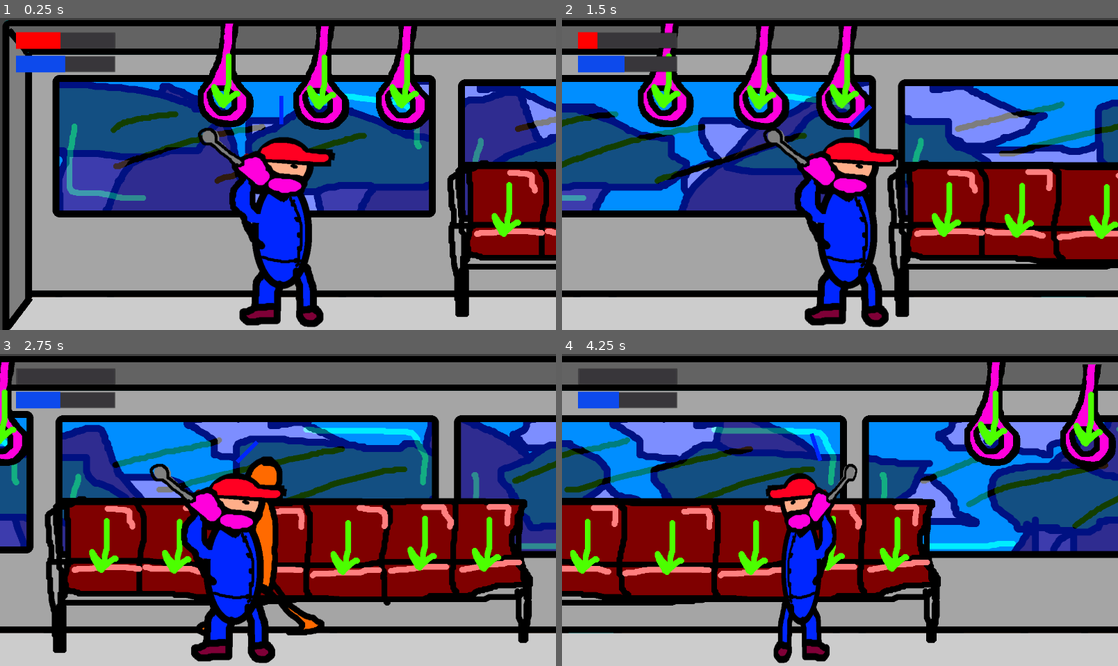
Above: before the commit, frames 1-4 (two rows, left to right).
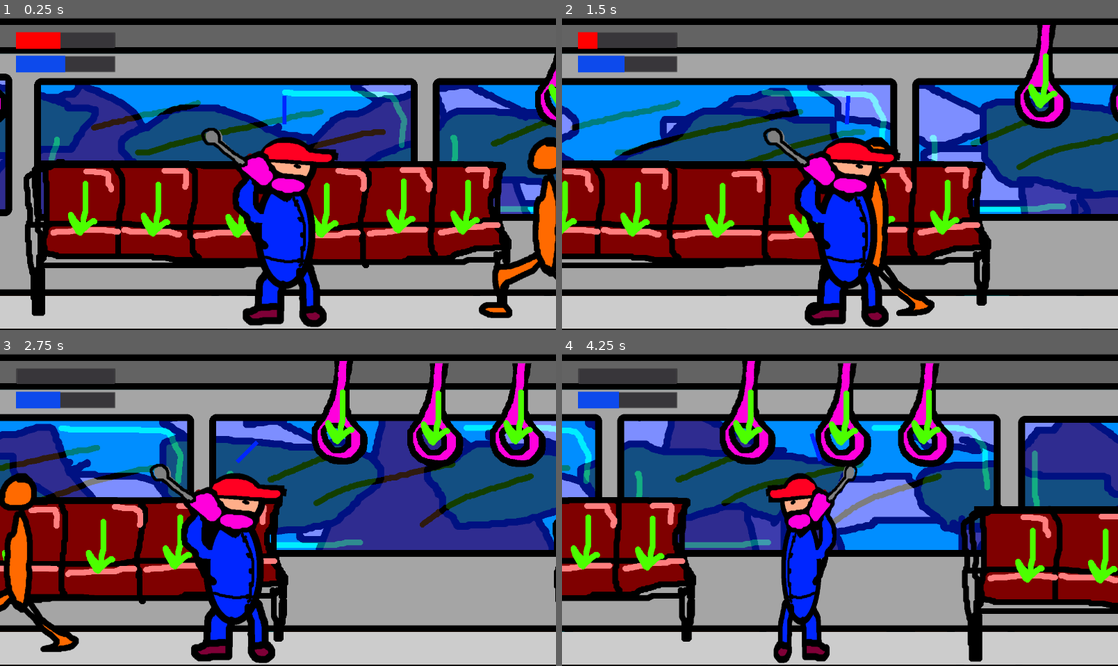
Above: after the commit, the same moments.

Repository: GoblinsGaming/lostrelicgame
Game: Godot game, scene res://Main.tscn
Two runs of this game, one before a commit and one after it. Both use one fixed random seed, a clock stepped at 60 frames per second and the inputs below.
Inputs:
- Up to frame 1 (0.25 s): no input
- Up to frame 2 (1.5 s): hold D (right) 0.53-1.28 s; tap Keypad 0 (drift_camera) at 0.6, 1.35 s; hold - (train_down) from 1.28 s (still down)
- Up to frame 3 (2.75 s): release - (train_down) at 2.03 s; hold D (right) from 2.03 s (still down); tap Keypad 0 (drift_camera) at 2.1 s
- Up to frame 4 (4.25 s): release D (right) at 2.78 s; hold = (train_up) 2.78-3.53 s; tap Keypad 0 (drift_camera) at 2.85, 3.6 s; hold A (left) from 3.53 s (still down)

The runs differ from the first frame. In frame 1, 59% of the frame differs, in the area x 0-100%, y 0-100%; in frame 2, 52%; in frame 3, 48%; in frame 4, 51%.

Commit message:
Player bumps NPCs.

Diff:
--- a/Main.tscn
+++ b/Main.tscn
@@ -311,12 +311,13 @@
 [node name="Passengers" type="Node2D" parent="GameController/PassengerController"]
 
 [node name="Passenger" parent="GameController/PassengerController/Passengers" instance=ExtResource( 22 )]
+position = Vector2( 2437, 499 )
 
 [node name="PlayerController" type="Node2D" parent="GameController"]
 script = ExtResource( 7 )
 
 [node name="Player" type="Node2D" parent="GameController/PlayerController"]
-position = Vector2( 670, 488 )
+position = Vector2( 1719, 491 )
 
 [node name="Sprite" type="Sprite" parent="GameController/PlayerController/Player"]
 position = Vector2( -9, 16 )
@@ -377,3 +378,6 @@
 step = 0.0
 value = 50.0
 percent_visible = false
+
+[connection signal="area_entered" from="GameController/PlayerController/Player/Area2D" to="GameController/PlayerController" method="_on_Area2D_area_entered"]
+[connection signal="area_exited" from="GameController/PlayerController/Player/Area2D" to="GameController/PlayerController" method="_on_Area2D_area_exited"]
--- a/Passenger.gd
+++ b/Passenger.gd
@@ -1,4 +1,6 @@
+
 extends Node2D
+
 signal stop_using_target(this)
 
 var PassengerTarget = preload("res://PassengerTarget.gd")
@@ -15,7 +17,6 @@
 export var passenger_speed = 300
 export var seating_half_width = 20
 
-
 var rng = RandomNumberGenerator.new()
 var target
 var target_x
@@ -26,6 +27,13 @@
 export var max_time_for_state_change = 6
 var time_since_last_state_change = 0
 var time_til_next_state_change = 0
+
+var velocity = 0
+const FRICTION = 200
+const INVINCIBILITY_TIME = 1
+var invincibility_timer = 0
+var is_invincible
+var is_npc = true
 
 func _ready():
 	$AnimatedSprite.play("idle")
@@ -71,6 +79,44 @@
 		else:
 			time_since_last_state_change += delta
 
+func velocity_calculations(delta):
+	if passenger_state != PassengerState.WALK:
+		return
+	position.x += velocity * delta
+	if velocity > 0:
+		velocity -= FRICTION * delta
+		if velocity < 0:
+			velocity = 0
+	else:
+		velocity += FRICTION * delta
+		if velocity > 0:
+			velocity = 0
+	invincibility_timer -= delta
+	if invincibility_timer > 0:
+		$Sprite2.visible = true
+		is_invincible = true
+	else:
+		$Sprite2.visible = false
+		is_invincible = false
+	if position.x < 0 or position.x > 1350:
+		velocity = -velocity
+
+
 func reset_wait():
 	time_til_next_state_change = rng.randf_range(min_time_for_state_change, max_time_for_state_change)
 	time_since_last_state_change = 0
+
+func impact(player_velocity):
+	if is_invincible:
+		return
+	if passenger_state != PassengerState.WALK:
+		return
+
+	velocity += player_velocity * 20
+	invincibility_timer = INVINCIBILITY_TIME
+
+func _on_Area2D_area_entered(enemy_area):
+	var enemy = enemy_area.get_parent()
+	if enemy.get("is_npc") != null:
+		if is_invincible:
+			enemy.impact(velocity / 16)
--- a/Passenger.tscn
+++ b/Passenger.tscn
@@ -7,6 +7,7 @@
 [ext_resource path="res://placeholders/npc-walk.png" type="Texture" id=5]
 [ext_resource path="res://placeholders/npc-idle.png" type="Texture" id=6]
 [ext_resource path="res://placeholders/npc-shove.png" type="Texture" id=7]
+[ext_resource path="res://placeholders/green.png" type="Texture" id=8]
 
 [sub_resource type="SpriteFrames" id=3]
 animations = [ {
@@ -41,10 +42,24 @@
 "speed": 5.0
 } ]
 
+[sub_resource type="CapsuleShape2D" id=4]
+radius = 48.0
+height = 384.0
+
 [node name="Passenger" type="Node2D"]
-position = Vector2( 2439, 455 )
 script = ExtResource( 1 )
 
 [node name="AnimatedSprite" type="AnimatedSprite" parent="."]
 frames = SubResource( 3 )
 animation = "idle"
+
+[node name="Area2D" type="Area2D" parent="."]
+
+[node name="CollisionShape2D" type="CollisionShape2D" parent="Area2D"]
+position = Vector2( 0, 48 )
+shape = SubResource( 4 )
+
+[node name="Sprite2" type="Sprite" parent="."]
+visible = false
+position = Vector2( -1, -221 )
+texture = ExtResource( 8 )
--- a/PassengerController.gd
+++ b/PassengerController.gd
@@ -10,9 +10,10 @@
 var Passenger = preload("res://Passenger.gd")
 
 func _ready():
-	for seat in $Seating.get_children ():
-		unassigned_targets.append(seat)
-
+	# TODO UNCOMMENT!
+#	for seat in $Seating.get_children ():
+#		unassigned_targets.append(seat)
+#
 	for handhold in $Handholds.get_children ():
 		unassigned_targets.append(handhold)
 
@@ -60,6 +61,10 @@
 				closest_dist = dist_to_close
 				target_index = new_target_index
 
+	# TODO THIS IS TEMP
+	target_index = 0
+	# DEBUG
+
 	var target = unassigned_targets[target_index]
 	unassigned_targets.remove(target_index)
 	passenger.walk_to_target(target)
--- a/PlayerController.gd
+++ b/PlayerController.gd
@@ -24,6 +24,8 @@
 const PLAYER_STRENGTH = 1000
 const LEAN_INDICATOR_MAX = 45
 const PLAYER_FRICTION = 50
+
+var Passenger = preload("res://Passenger.gd")
 
 func _ready():
 	pass
@@ -74,6 +76,8 @@
 
 func _on_Area2D_area_entered(enemy_area):
 	var enemy = enemy_area.get_parent()
+	if enemy.passenger_state != Passenger.PassengerState.WALK:
+		return
 	if enemy.is_invincible:
 		return
 	if player_force > 0:
@@ -89,24 +93,6 @@
 
 func _on_Area2D_area_exited(enemy_area):
 	player_force *= 1.3
-
-
-
-
-
-
-
-
-
-
-
-
-
-
-
-
-
-
 
 func flip_sprite(delta):
 	if does_flip:
Not shown: 1 places in Passenger.tscn that only renumber resources
